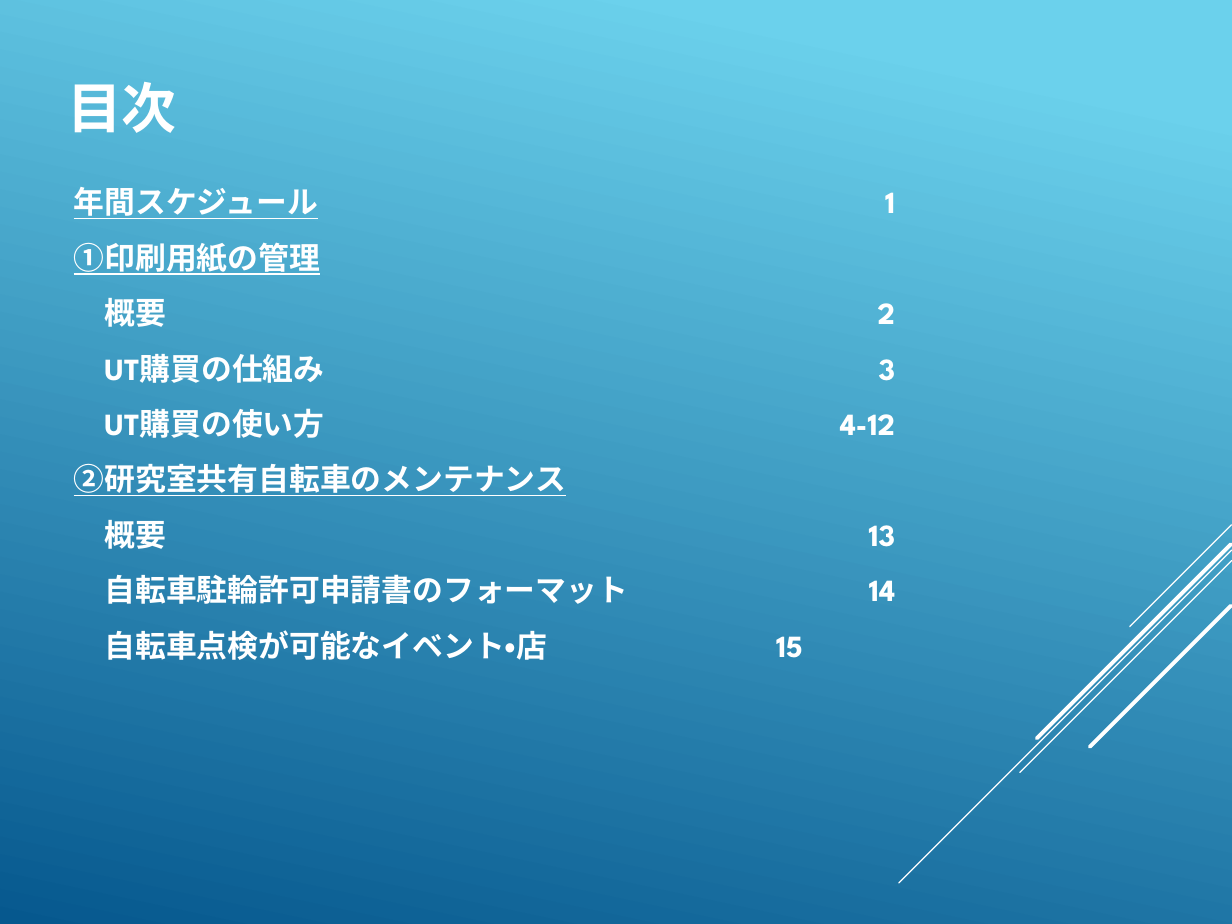
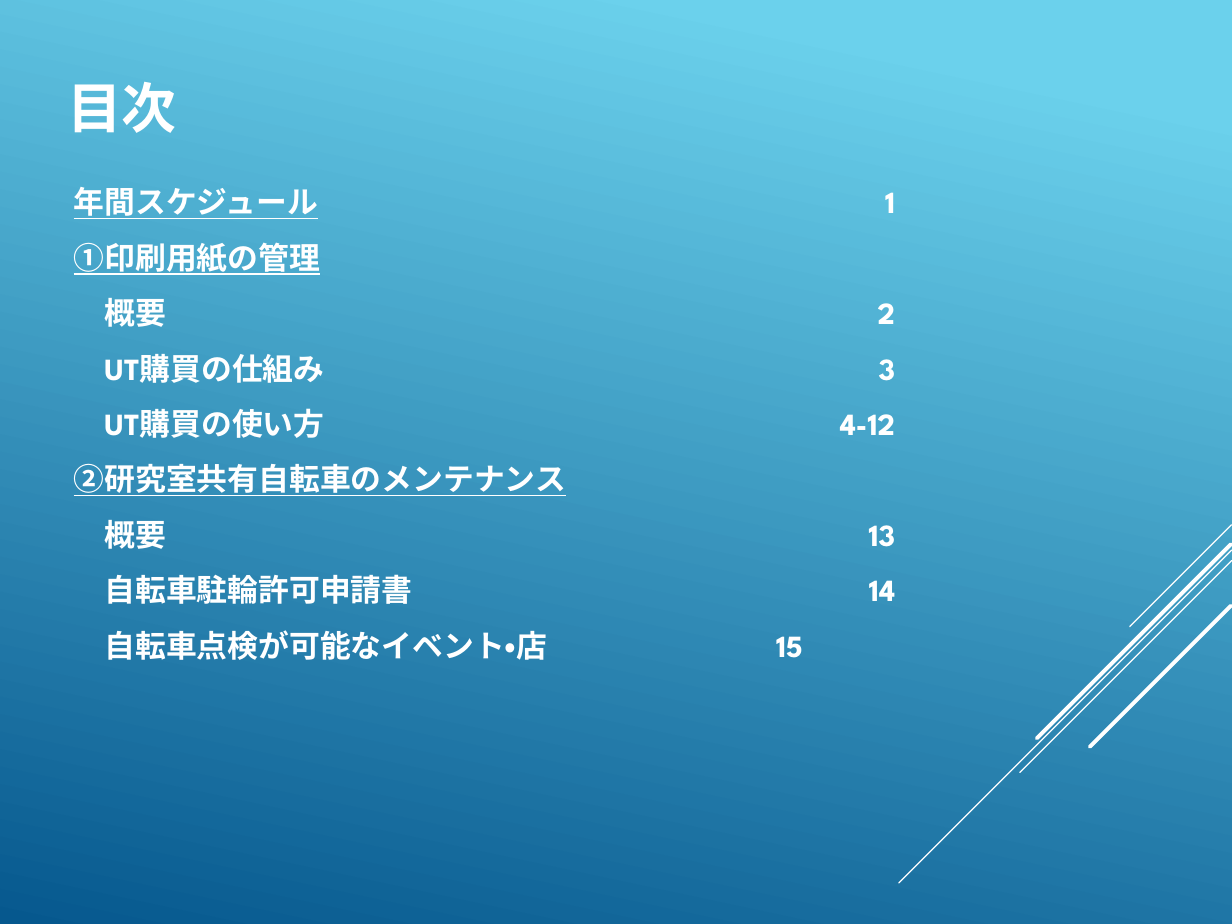
Before and after one commit to whcitizen/citizen-_task, a slide deck: slide 2 of 01_completed/05_lab_orientation/庶務のお仕事.pptx. Drawn at 1232x924 pixels with LibreOffice and Linux fonts; fonts in the diff are those of the drawing. Boxes give left, top, right and bottom in pixels: in the first picture for what was removed or moved away, otherwise in the second. Text is boxed around its words. In the diff, an @@ line names an element or a change of style, - is before the commit and + after.

```diff
--- a/01_completed/05_lab_orientation/庶務のお仕事.pptx
+++ b/01_completed/05_lab_orientation/庶務のお仕事.pptx
@@ text at (104,574,412,604): text changed @@
-自転車駐輪許可申請書のフォーマット
+自転車駐輪許可申請書
```
Also in this commit, not shown: 4 other slides changed, 9 other files.
